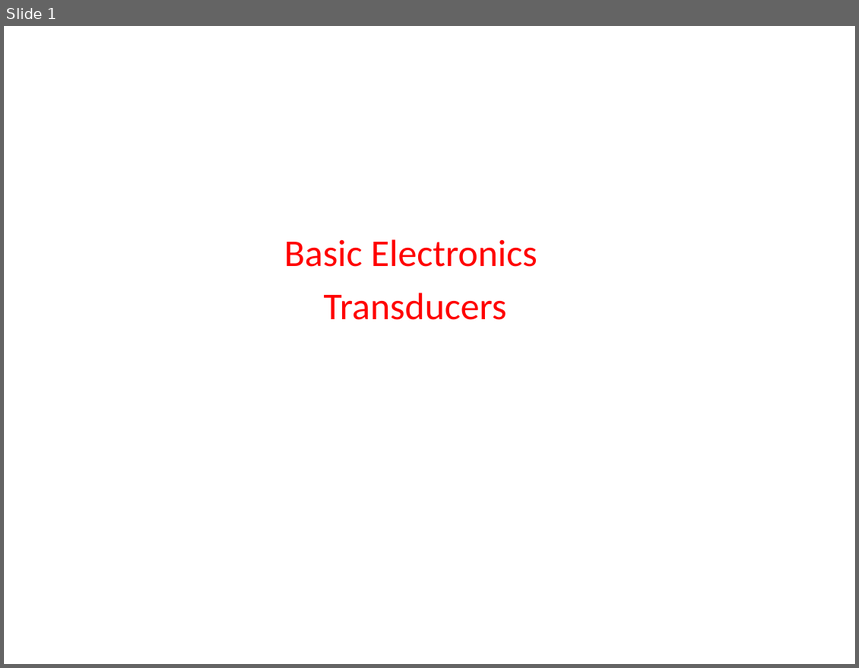
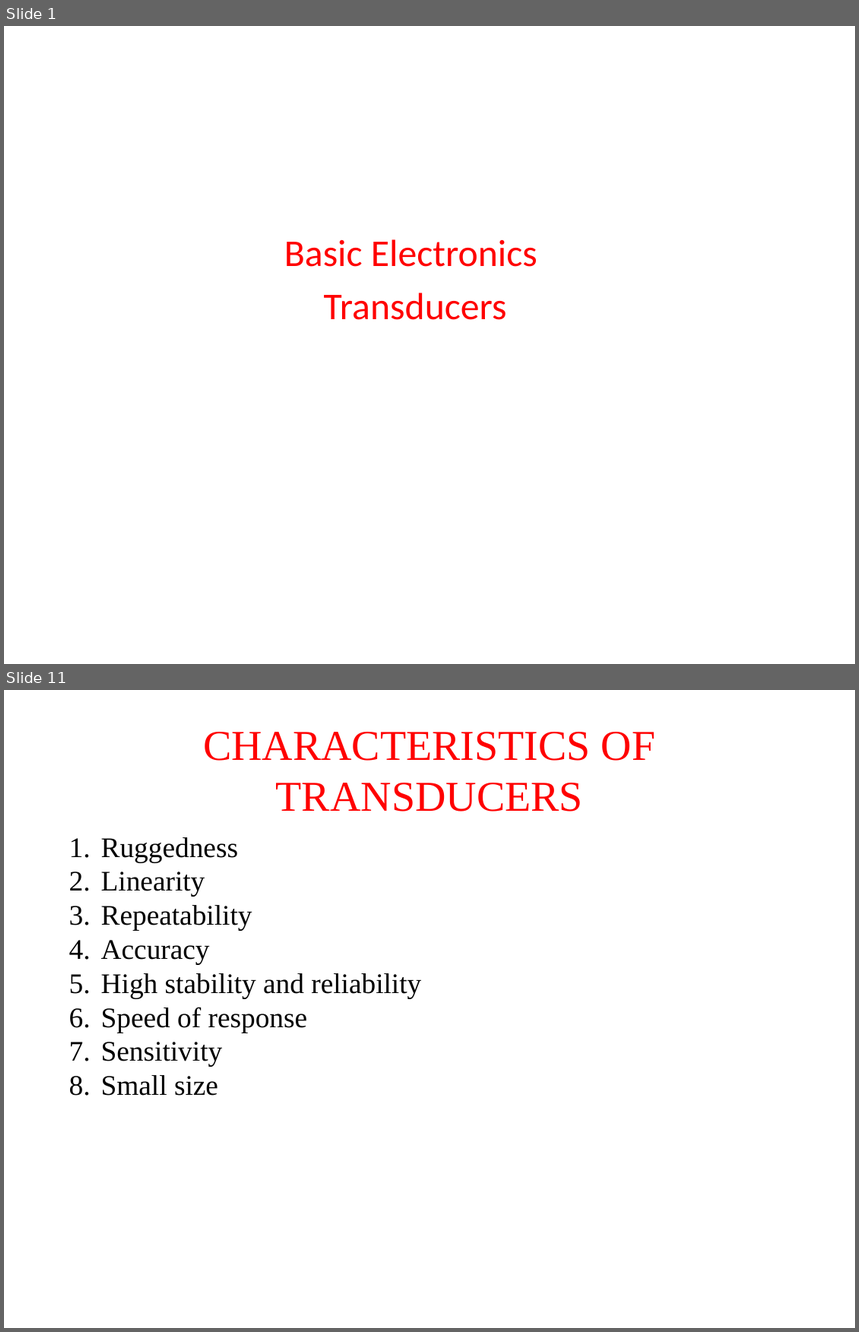
Before and after one commit to madhavirepe/Transducers, a slide deck: Transducers.pptx. Shown one above the other, each under a label of ours: slide 1 before the commit, slides 1 and 11 after it; the slides between them are not shown. The pictures are 859x668 and 859x1332 pixels, drawn with LibreOffice and Linux fonts; fonts in the diff are those of the drawing. Boxes give left, top, right and bottom in pixels: in the first picture for what was removed or moved away, otherwise in the second. Text is boxed around its words. In the diff, an @@ line names an element or a change of style, - is before the commit and + after.

```diff
--- a/Transducers.pptx
+++ b/Transducers.pptx
@@ slide 11 added at bbox=[4, 690, 855, 1328], background #FFFFFF @@
@@ title added at bbox=[203, 732, 656, 812], 36 pt, text #FF0000 @@
+CHARACTERISTICS OF TRANSDUCERS
@@ text added at bbox=[101, 837, 421, 1096], 24 pt, text #000000 @@
+1. Ruggedness
+2. Linearity
+3. Repeatability
+4. Accuracy
+5. High stability and reliability
+6. Speed of response
+7. Sensitivity
+8. Small size
```
Also in this commit, not shown: 21 other slides added.
